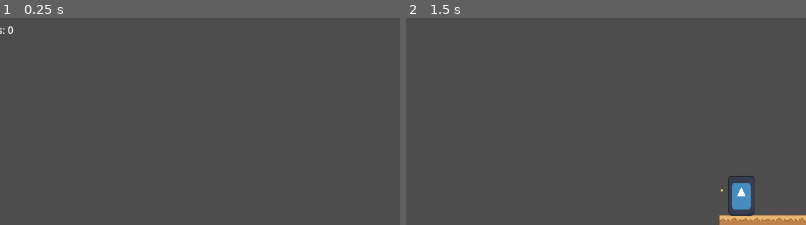
Above: before the commit, frames 1-2 (left to right).
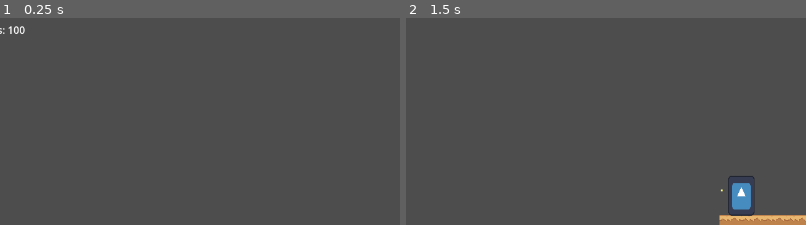
Above: after the commit, the same moments.

Repository: dzfrias/gladiator
Game: Godot game, scene res://scenes/mission_board_screen.tscn
Two runs of this game, one before a commit and one after it. Both use one fixed random seed, a clock stepped at 60 frames per second and the inputs below. This scene is started directly instead of the project's main scene. The engine's default icon, where the game draws it, is replaced by a stand-in: a white triangle on a blue panel in a dark square. Sound files missing from this copy of the repository are replaced by a short silence.
Inputs (mouse positions are % of the whole screen's width and height, from its top left):
- Up to frame 1 (0.25 s): no input
- Up to frame 2 (1.5 s): tap Enter at 0.5 s; move the mouse to (72, 44) at 0.52 s; hold D (right) 0.53-1.25 s; hold S (burrow) 0.53-1.25 s; tap Space (jump) at 0.77, 1.07 s; click "Return" at 1.25 s
The pictures show only the part of the screen within x 8-58%, y 12-62%; the shares and areas given below are measured in that part.

The runs differ from the first frame. In frame 1, 0.1% of the frame differs, in the area x 2-7%, y 3-8%; in frame 2, nothing differs.
Error before the commit: Invalid access to property or key 'buckles' on a base object of type 'Nil'. (res://scripts/ui/mission_board_screen.gd:7)
Error after the commit: Invalid access to property or key 'missions' on a base object of type 'Nil'. (res://scripts/ui/mission_board_screen.gd:10)

Commit message:
Set up basic persistent data
Right now, only buckles are carried over between runs (and game
startups). An option exists in the `Hub` script (`reset_save`) that
will reset save data on startup if enabled. Right now, it defaults to
`true`, but for the production build of the game, we'll want to make it
`false`.

Diff:
--- a/project.godot
+++ b/project.godot
@@ -20,6 +20,7 @@
 Debug="*res://scripts/util/Debug.gd"
 MissionManager="*res://scripts/mission/mission_manager.gd"
 HubManager="*res://scripts/hub_manager.gd"
+PersistentData="*res://scripts/persistent_data.gd"
 
 [display]
 
--- a/scripts/hub.gd
+++ b/scripts/hub.gd
@@ -1,4 +1,6 @@
 class_name Hub extends Node2D
+
+@export var reset_save: bool = true
 
 var shop: Shop
 var mission_board: MissionBoard
@@ -6,3 +8,5 @@
 func _ready() -> void:
 	shop = $Shop
 	mission_board = $MissionBoard
+	if reset_save:
+		PersistentData.reset()
--- a/scripts/mission/mission_manager.gd
+++ b/scripts/mission/mission_manager.gd
@@ -13,6 +13,7 @@
 
 func _goto_home() -> void:
 	HubManager.go_to_hub()
+	PersistentData.buckles += mission.buckles
 
 func _goto_mission() -> void:
 	var items = []
--- /dev/null
+++ b/scripts/persistent_data.gd
@@ -0,0 +1,44 @@
+extends Node
+
+var buckles: int:
+	get: return _buckles
+	set(amt):
+		_buckles = amt
+		buckles_changed.emit()
+		save()
+
+signal buckles_changed
+
+var _buckles: int
+
+func _ready() -> void:
+	if not FileAccess.file_exists("user://savegame.json"):
+		reset()
+		return
+
+	load_data()
+
+func save() -> void:
+	var file := FileAccess.open("user://savegame.json", FileAccess.WRITE)
+	var data := {
+		"buckles": buckles,
+	}
+	file.store_line(JSON.stringify(data))
+
+func load_data() -> void:
+	var file := FileAccess.open("user://savegame.json", FileAccess.READ)
+	var length := file.get_length()
+	while file.get_position() < length:
+		var json_string := file.get_line()
+		var json := JSON.new()
+
+		var parse_result := json.parse(json_string)
+		if not parse_result == OK:
+			print("JSON Parse Error: ", json.get_error_message(), " in ", json_string, " at line ", json.get_error_line())
+			continue
+
+		_buckles = json.data["buckles"]
+
+func reset() -> void:
+	_buckles = 100
+	save()
--- a/scripts/shop.gd
+++ b/scripts/shop.gd
@@ -1,16 +1,4 @@
 class_name Shop extends Area2D
-
-var buckles: int:
-	get: return _buckles
-	set(amt):
-		# TODO: we should have some sort of PersistentDataManager to store buckles along side
-		# this in main memory. Then, the usage of this would be completely fluid.
-		_buckles = amt
-		buckles_changed.emit()
-
-signal buckles_changed
-
-var _buckles: int = 50
 
 class ShopItem:
 	var item
@@ -38,19 +26,19 @@
 	$Interactable.did_interact.connect(_on_interact)
 
 func buy_inventory_item(item: ShopItem) -> bool:
-	if buckles < item.price:
+	if PersistentData.buckles < item.price:
 		return false
 
-	buckles -= item.price
+	PersistentData.buckles -= item.price
 	item.bought = true
 	Player.Instance.inventory().add_item(item.item)
 	return true
 
 func buy_alt_weapon(weapon: ShopItem) -> bool:
-	if buckles < weapon.price:
+	if PersistentData.buckles < weapon.price:
 		return false
 
-	buckles -= weapon.price
+	PersistentData.buckles -= weapon.price
 	weapon.bought = true
 	Player.Instance.set_alt_weapon(weapon.item)
 
--- a/scripts/ui/mission_board_screen.gd
+++ b/scripts/ui/mission_board_screen.gd
@@ -4,7 +4,7 @@
 
 func _ready() -> void:
 	$Return.pressed.connect(_on_quit_pressed)
-	var buckles := HubManager.world.shop.buckles
+	var buckles := PersistentData.buckles
 	$BucklesLabel.text = "Buckles: " + str(buckles)
 
 	for mission in HubManager.world.mission_board.missions:
--- a/scripts/ui/shop_screen.gd
+++ b/scripts/ui/shop_screen.gd
@@ -11,7 +11,7 @@
 	$Selection/Gadgets.pressed.connect(_open_details_screen.bind(ScreenKind.GADGETS))
 	$ItemsContainer/BackButton.pressed.connect(_on_back_button_pressed)
 	_shop = HubManager.world.shop
-	_shop.buckles_changed.connect(_update_buckles_label)
+	PersistentData.buckles_changed.connect(_update_buckles_label)
 	_update_buckles_label()
 
 enum ScreenKind {
@@ -64,4 +64,4 @@
 		$ItemsContainer/Items.add_child(item)
 
 func _update_buckles_label() -> void:
-	$BucklesLabel.text = "Buckles: " + str(_shop.buckles)
+	$BucklesLabel.text = "Buckles: " + str(PersistentData.buckles)
